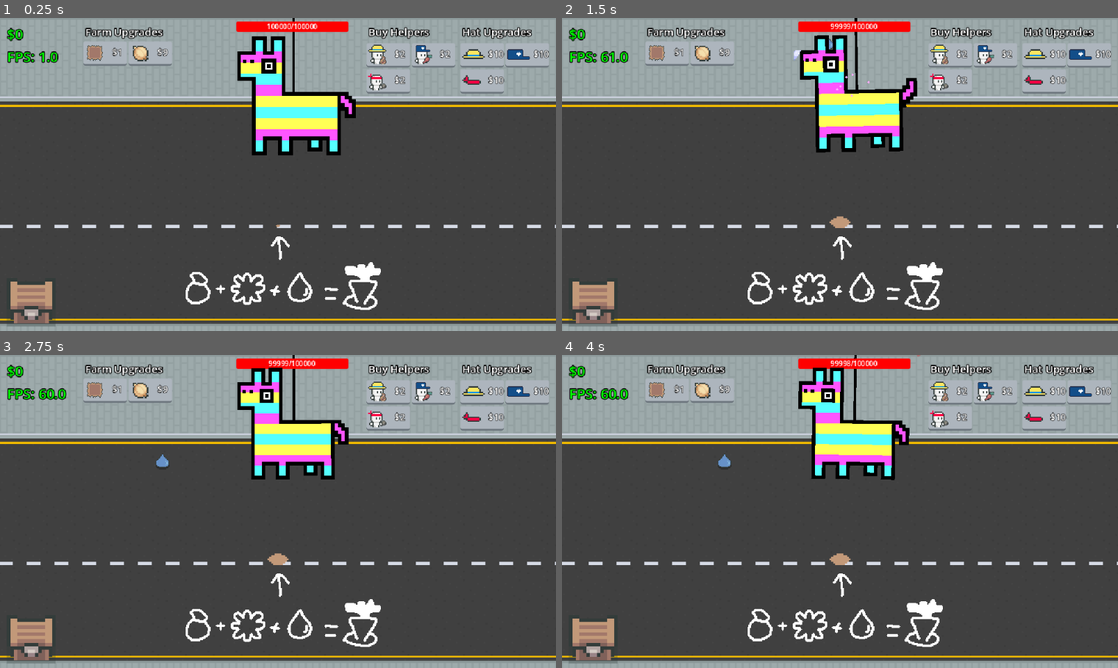
Above: before the commit, frames 1-4 (two rows, left to right).
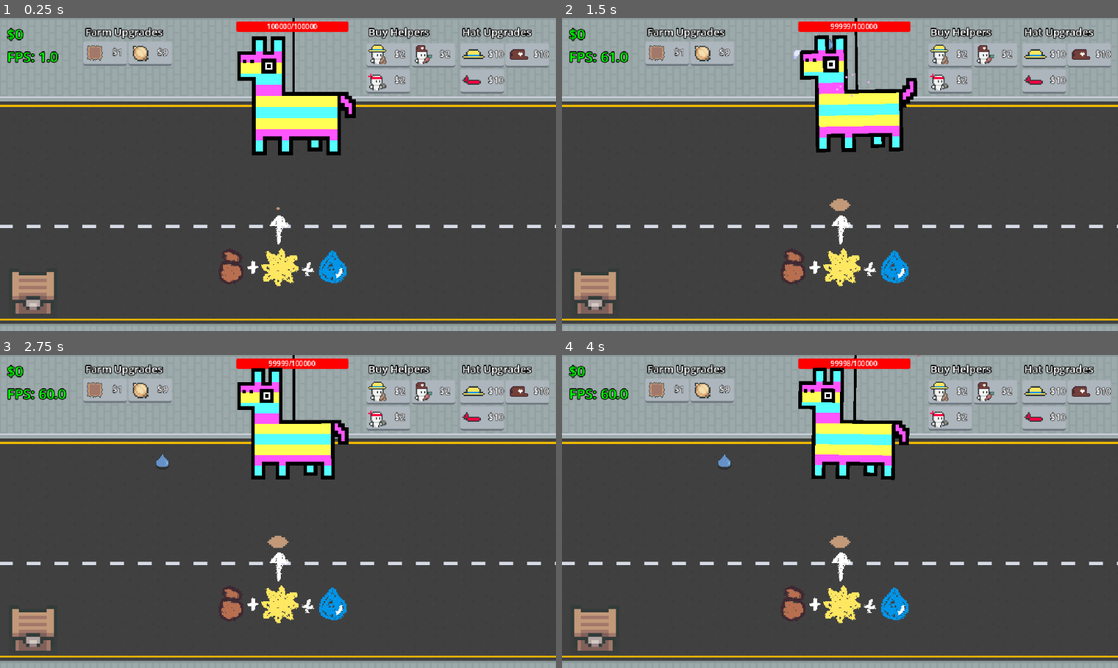
Above: after the commit, the same moments.

Repository: eric-marsh/farminata
Game: Godot game, scene res://scene/scene_switcher.tscn
The game is run twice, just before and just after one commit, with the same random seed, the same clock (stepped at 60 frames per second) and the same inputs. Sound files missing from this copy of the repository are replaced by a short silence.
Inputs (mouse positions are in pixels of both pictures, inside the frame that each line leads up to):
- Up to frame 1 (0.25 s): no input
- Up to frame 2 (1.5 s): tap Enter at 0.5 s; drag from (840, 218) to (595, 309) at 0.52 s; drag from (851, 86) to (840, 218) at 1.27 s
- Up to frame 3 (2.75 s): move the mouse to (189, 398) at 2.02 s; tap Mouse wheel down (SCROLL_DOWN) at 2.1 s; click (189, 398) at 2.17 s
- Up to frame 4 (4 s): drag from (856, 423) to (595, 646) at 2.77 s; move the mouse to (1006, 558) at 3.52 s; tap Mouse wheel down (SCROLL_DOWN) at 3.6 s; click (1006, 558) at 3.67 s

The runs differ from the first frame. In frame 1, 3.6% of the frame differs, in the area x 1-96%, y 8-99%; in frame 2, 3.7%; in frame 3, 3.7%; in frame 4, 3.7%.

Commit message:
graphics update

Diff:
--- a/scene/main.tscn
+++ b/scene/main.tscn
@@ -78,7 +78,7 @@
 
 [node name="Tutorial" type="Sprite2D" parent="."]
 z_index = -4
-position = Vector2(322, 294)
+position = Vector2(322, 270)
 texture = ExtResource("5_v2gmf")
 
 [node name="Plots" type="Node2D" parent="."]
@@ -99,7 +99,7 @@
 [node name="Animations" type="Node2D" parent="."]
 
 [node name="SellChest" parent="." instance=ExtResource("8_of57s")]
-position = Vector2(36, 351)
+position = Vector2(38, 340)
 scale = Vector2(4, 4)
 
 [node name="Piniata" parent="." instance=ExtResource("10_tqoya")]
--- a/script/helper/helper.gd
+++ b/script/helper/helper.gd
@@ -445,11 +445,11 @@
 			hat_sprite.flip_h = false
 		_:
 			print("Dont know that direction")
-	if helper_type == Enum.Helper_Type.Pluck:
-		if hat_sprite.flip_h:
-			hat_sprite.offset.x = -3
-		else:
-			hat_sprite.offset.x = 3
+	#if helper_type == Enum.Helper_Type.Pluck:
+		#if hat_sprite.flip_h:
+			#hat_sprite.offset.x = -3
+		#else:
+			#hat_sprite.offset.x = 3
 
 	update_hat_flip_h()
 
--- a/script/plot_util.gd
+++ b/script/plot_util.gd
@@ -49,7 +49,7 @@
 
 func get_random_position_in_grow_area() -> Vector2:
 	if !Globals.PlotsContainer or Globals.PlotsContainer.remaining_plot_points.is_empty() or Globals.PlotsContainer.get_children().size() == 0:
-		return Vector2(320, 240)
+		return Vector2(320, 220)
 
 	var last_plot_position = Globals.PlotsContainer.get_children()[Globals.PlotsContainer.get_children().size() - 1].global_position
 
Binary file changed: img/helper/delivery_hat.png
Binary file changed: img/ui/buy_delivery_icon.png
Binary file changed: img/ui/tutorial.png
